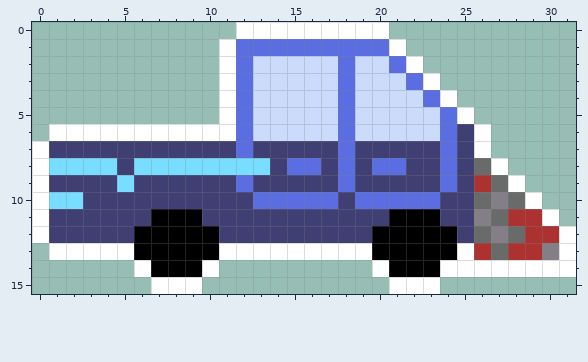
Pixel-art sprite, stored at art/truck.png. Above: the version before the commit.
The file is 32x16 pixels.
The same view after the edit:
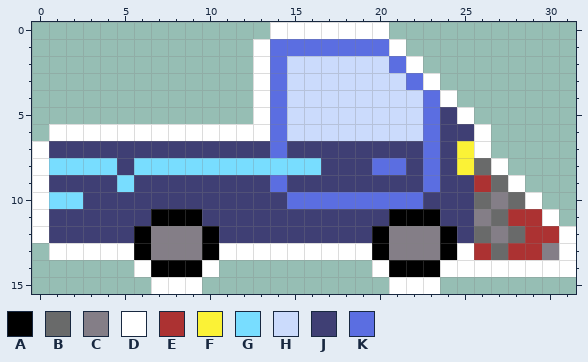
Palette (. is transparent): A #000000  B #696a6a  C #847e87  D #ffffff  E #ac3232  F #fbf236  G #78ddff  H #cbdbfc  J #3f3f74  K #5b6ee1
From old to new:
@@ x 0..31 @@
- 0 ............DDDDDDDDD...........
- 1 ...........DKKKKKKKKKD..........
- 2 ...........DKHHHHHKHHKD.........
- 3 ...........DKHHHHHKHHHKD........
- 4 ...........DKHHHHHKHHHHKD.......
- 5 ...........DKHHHHHKHHHHHKD......
- 6 .DDDDDDDDDDDKHHHHHKHHHHHKJD.....
- 7 DJJJJJJJJJJJKJJJJJKJJJJJKJD.....
- 8 DGGGGJGGGGGGGGJKKJKJKKJJKJBD....
- 9 DJJJJGJJJJJJKJJJJJKJJJJJKJEBD...
-10 DGGJJJJJJJJJJKKKKKJKKKKKJJBCBD..
+ 0 ..............DDDDDDD...........
+ 1 .............DKKKKKKKD..........
+ 2 .............DKHHHHHHKD.........
+ 3 .............DKHHHHHHHKD........
+ 4 .............DKHHHHHHHHKD.......
+ 5 .............DKHHHHHHHHKJD......
+ 6 .DDDDDDDDDDDDDKHHHHHHHHKJJD.....
+ 7 DJJJJJJJJJJJJJKJJJJJJJJKJFD.....
+ 8 DGGGGJGGGGGGGGGGGJJJKKJKJFBD....
+ 9 DJJJJGJJJJJJJJKJJJJJJJJKJJEBD...
+10 DGGJJJJJJJJJJJJKKKKKKKKJJJBCBD..
 11 DJJJJJJAAAJJJJJJJJJJJAAAJJCBEED.
-12 DJJJJJAAAAAJJJJJJJJJAAAAAJBCBEED
-13 .DDDDDAAAAADDDDDDDDDAAAAADEBEECD
+12 DJJJJJACCCAJJJJJJJJJACCCAJBCBEED
+13 .DDDDDACCCADDDDDDDDDACCCADEBEECD
 14 ......DAAAD.........DAAADDDDDDDD
Where, in picture pixels (left, top, right, bottom), the same in both pictures:
changed: (151, 22, 474, 260)
